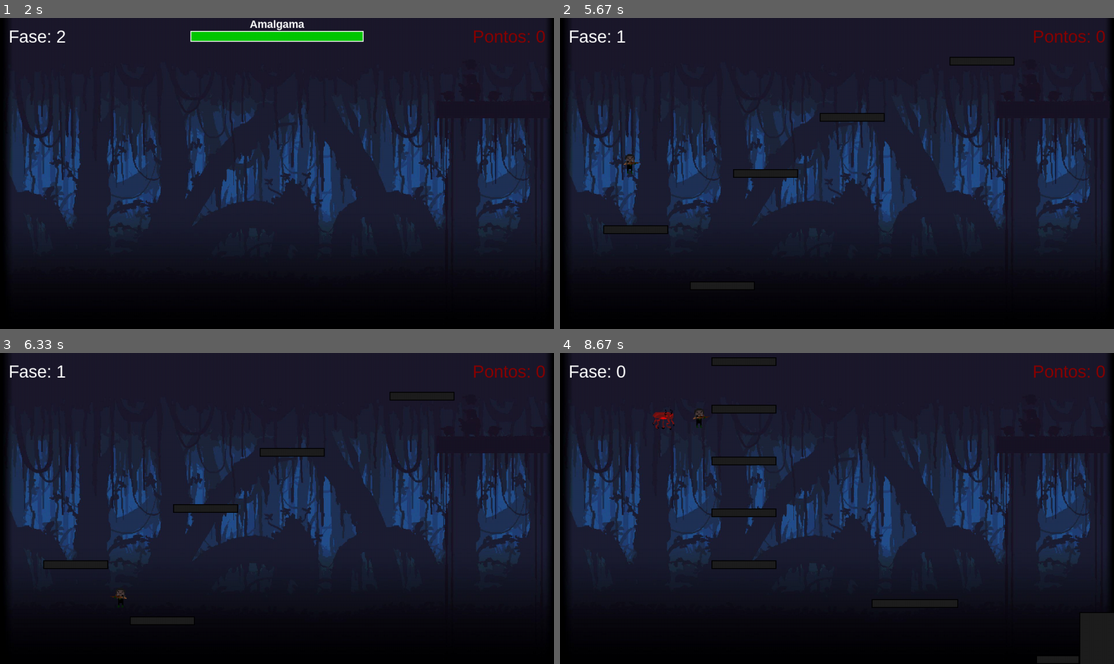
Above: before the commit, frames 1-4 (two rows, left to right).
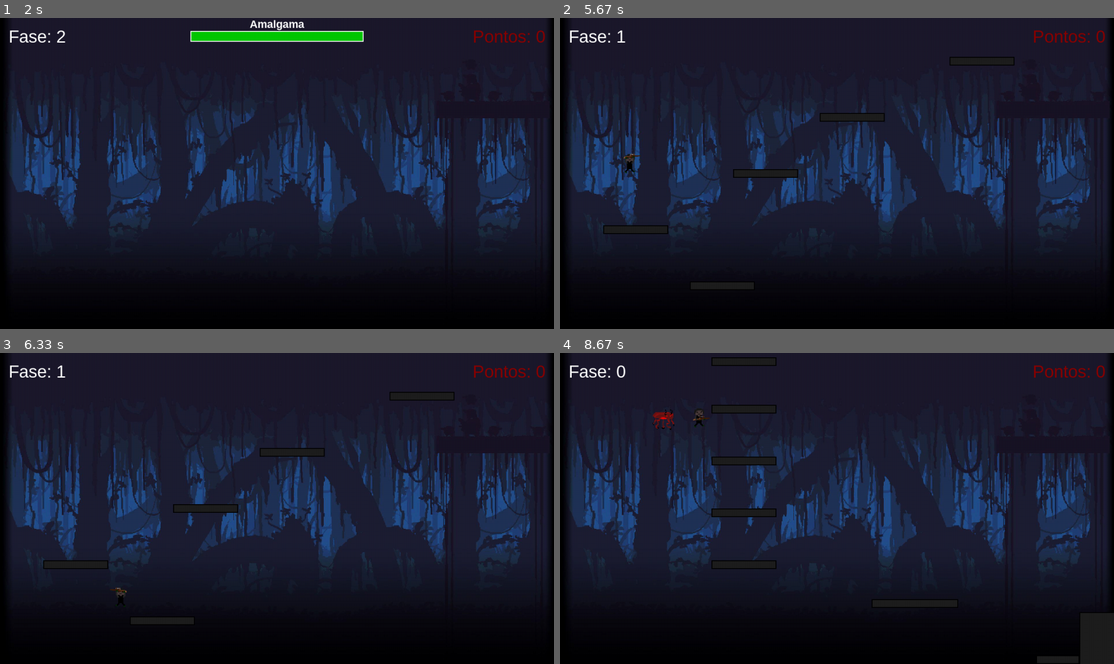
Above: after the commit, the same moments.

Repository: PedrooLino/jogo-topicos-de-computacao
Game: pygame game, started from main.py
Two runs of this game, one before a commit and one after it. Both use one fixed random seed, a clock stepped at 60 frames per second and the inputs below.
Inputs (mouse positions are in pixels of both pictures, inside the frame that each line leads up to):
- Up to frame 1 (2 s): click "COMEÇAR" at 0.38 s; hold W 0.67-1.13 s; move the mouse to (254, 185) at 0.7 s; hold A from 1.67 s (still down)
- Up to frame 2 (5.67 s): release A at 2.2 s; hold A 2.23-2.63 s; hold W 2.67-3.03 s; tap Space at 3.07 s; click "CRÉDITOS" at 3.45 s; click (1041, 282) at 3.78 s; tap Enter at 4.07 s; hold A 4.4-4.87 s; hold D 4.9-5.37 s; hold W from 5.4 s (still down)
- Up to frame 3 (6.33 s): release W at 5.7 s; hold D 5.73-6.2 s; hold A from 6.23 s (still down)
- Up to frame 4 (8.67 s): release A at 6.77 s; tap Esc at 6.8 s; tap Enter at 7.13 s; hold D 7.87-8.5 s; hold W from 8.53 s (still down)

Frame 1 is identical in both runs. In frame 2, less than 0.1% of the frame differs, in the area x 11-15%, y 43-50%; in frame 3, less than 0.1%; in frame 4, less than 0.1%.

Commit message:
animacao personagem

Diff:
--- a/objects/GameObject.py
+++ b/objects/GameObject.py
@@ -4,19 +4,6 @@
 
 
 class GameObject:
-    """
-    Base de todo objeto do jogo.
-
-    `rect` continua sendo o retângulo do sprite (posição + width/height),
-    usado para desenho.
-
-    `hitbox` é o retângulo usado para colisão, e pode ser diferente do
-    sprite: por padrão é igual ao sprite (hitbox_offset=(0,0),
-    hitbox_size=(width, height)), mas qualquer subclasse pode apertar
-    a hitbox (ex: um personagem com sprite 100x100 mas hitbox real
-    80x90) apenas alterando `self.hitbox_offset` / `self.hitbox_size`
-    depois do super().__init__().
-    """
 
     def __init__(self, x, y, width=50, height=50,
                  hitbox_offset=(0, 0), hitbox_size=None):
@@ -28,7 +15,6 @@
         self.hitbox_size = hitbox_size if hitbox_size is not None else (
             width, height)
 
-    # ---------------- Compat x/y (delegam para o vetor pos) ----------------
     @property
     def x(self):
         return self.pos.x
@@ -45,7 +31,6 @@
     def y(self, value):
         self.pos.y = float(value)
 
-    # ---------------- Retângulos ----------------
     @property
     def rect(self):
         """Retângulo do sprite, usado para desenho."""
@@ -56,7 +41,7 @@
         """Retângulo genérico de colisão (pode diferir do sprite)."""
         return Collision.get_hitbox(self)
 
-    # ---------------- Colisão ----------------
+
     def collides_with(self, other):
         """Colisão genérica contra outro GameObject (usa hitbox de ambos)."""
         return Collision.check_collision(self, other)
--- a/objects/Player.py
+++ b/objects/Player.py
@@ -20,8 +20,24 @@
 
         self.animations = AnimationSet()
         self.animations.add_animation(
-            "idle", "sprites/personagem.png", self.width, self.height
+            "idle",
+            [
+                "sprites/personagem/personagem.png",
+                "sprites/personagem/personagem2.png",
+            ],
+            self.width,
+            self.height,
+            frame_duration=0.50
         )
+
+        self.animations.add_animation(
+            "jump",
+            "sprites/personagem/personagemPulo.png",
+            self.width,
+            self.height,
+            loop=False
+        )
+
 
         self.projectile_image = "sprites/tiro.png"
 
@@ -39,9 +55,17 @@
         if keys[pygame.K_w] and self.on_ground:
             self.vel.y = self.jump_speed
             self.on_ground = False
+            self.animations.play("jump", restart_if_same=True)
 
     def update(self, platforms, ground_y, dt):
         self.physics_update(dt, platforms, ground_y)
+
+        if self.on_ground:
+            self.animations.play("idle")
+
+        self.animations.update(dt)
+
+
 
     def _on_land(self, plat):
         if hasattr(plat, "trigger"):
--- a/objects/graphics/Animation.py
+++ b/objects/graphics/Animation.py
@@ -1,14 +1,5 @@
 class Animation:
-    """
-    Sequência de frames (Sprite) reproduzida com um intervalo fixo entre
-    cada um. Uma animação com um único frame se comporta simplesmente
-    como uma imagem estática (é o caso de praticamente todas as
-    entidades do jogo hoje, que só têm uma imagem "parada").
 
-    Feita para já suportar spritesheets/animação de fato no futuro,
-    bastando passar mais de um caminho de imagem em
-    AnimationSet.add_animation().
-    """
 
     def __init__(self, frames, frame_duration=0.1, loop=True):
         if not frames:
--- a/objects/graphics/AnimationSet.py
+++ b/objects/graphics/AnimationSet.py
@@ -3,30 +3,6 @@
 
 
 class AnimationSet:
-    """
-    Conjunto nomeado de animações (ex: "idle", "walk", "attack") de uma
-    entidade, com troca de estado (play) e espelhamento automático
-    conforme a direção em que a entidade está olhando.
-
-    Uso típico (uma imagem estática, como hoje no jogo):
-
-        self.animations = AnimationSet()
-        self.animations.add_animation("idle", "sprites/Demonio.png",
-                                       self.width, self.height)
-
-        # no draw():
-        image = self.animations.get_image(flipped=self.vel.x <= 0)
-        screen.blit(image, (self.pos.x, self.pos.y))
-
-    Uso com múltiplos frames (spritesheet futura):
-
-        self.animations.add_animation(
-            "walk",
-            ["sprites/walk_0.png", "sprites/walk_1.png", "sprites/walk_2.png"],
-            self.width, self.height,
-            frame_duration=0.12,
-        )
-    """
 
     def __init__(self):
         self.animations = {}
--- a/objects/graphics/Sprite.py
+++ b/objects/graphics/Sprite.py
@@ -2,17 +2,6 @@
 
 
 class Sprite:
-    """
-    Representa uma única imagem carregada, já escalada para o tamanho
-    da entidade, junto com sua versão espelhada horizontalmente
-    (usada quando a entidade olha para o lado oposto).
-
-    Um frame de Animation é sempre um Sprite.
-
-    Usa um cache de classe para não recarregar/reescalar a mesma
-    imagem várias vezes (ex: "sprites/bolafogo.png" é usada por
-    vários inimigos diferentes).
-    """
 
     _cache = {}
 
--- a/scenes/GameWorld.py
+++ b/scenes/GameWorld.py
@@ -88,7 +88,7 @@
         self.check_collisions()
         self.handle_level_transitions()
 
-    # ------------------------------------------------------------------ #
+
 
     def handle_player_input(self, keys):
         self.player.handle_input(keys)
Renamed: sprites/personagem.png -> sprites/personagem/personagem.png
Binary file added: sprites/personagem/personagem2.png
Binary file added: sprites/personagem/personagemPulo.png
